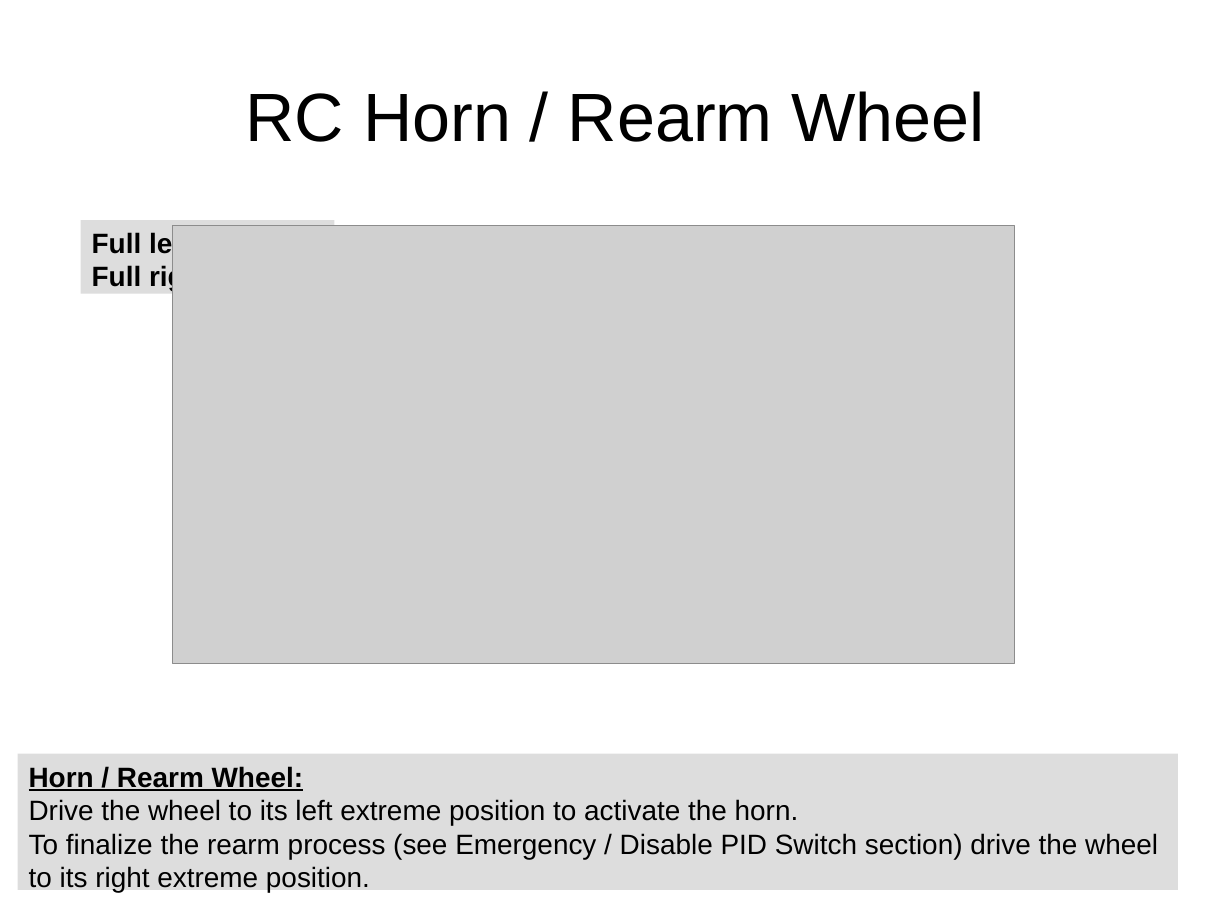
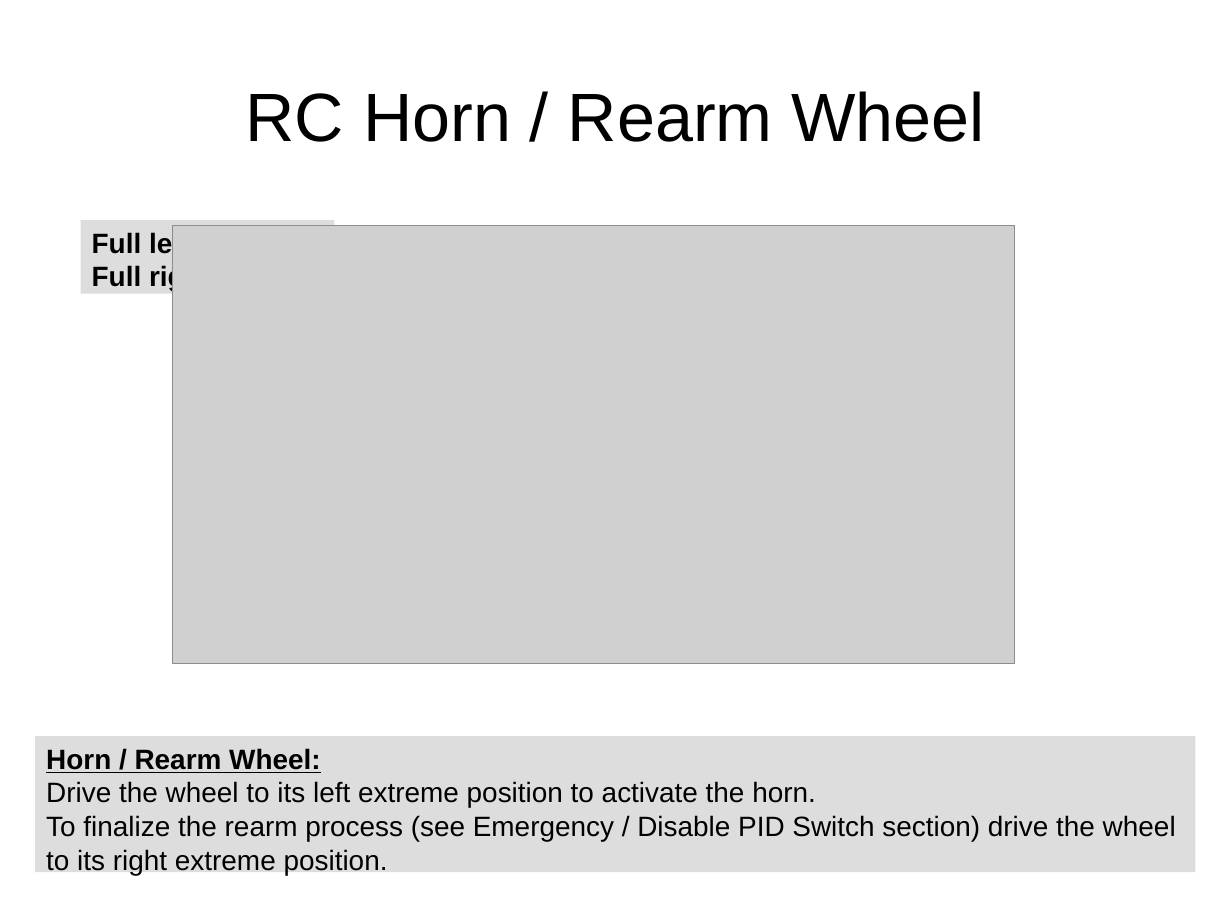
Before and after one commit to AUROVA-LAB/aurova_clear, a slide deck: slide 20 of documentation/clear_user_manual.odp (slide 19 before the commit). Drawn at 1232x924 pixels with LibreOffice and Linux fonts; fonts in the diff are those of the drawing; grey boxes stand for pictures. Boxes give left, top, right and bottom in pixels: in the first picture for what was removed or moved away, otherwise in the second. Text is boxed around its words. In the diff, an @@ line names an element or a change of style, - is before the commit and + after.

```diff
--- a/documentation/clear_user_manual.odp
+++ b/documentation/clear_user_manual.odp
@@ rectangle "Horn / Rearm Wheel:": place and size @@
-rectangle "Horn / Rearm Wheel:" at [18, 754, 1178, 890]
+rectangle "Horn / Rearm Wheel:" at [35, 737, 1195, 873]
```
Also in this commit, not shown: 7 other slides changed, 29 slides added, 3 other files.
